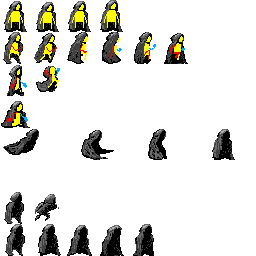
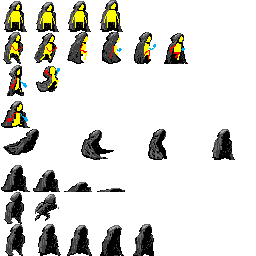
Layers edited between the first and the second (256, 256) image:
added layer "Death" above "Crouch" over bbox(1, 165, 125, 192)
